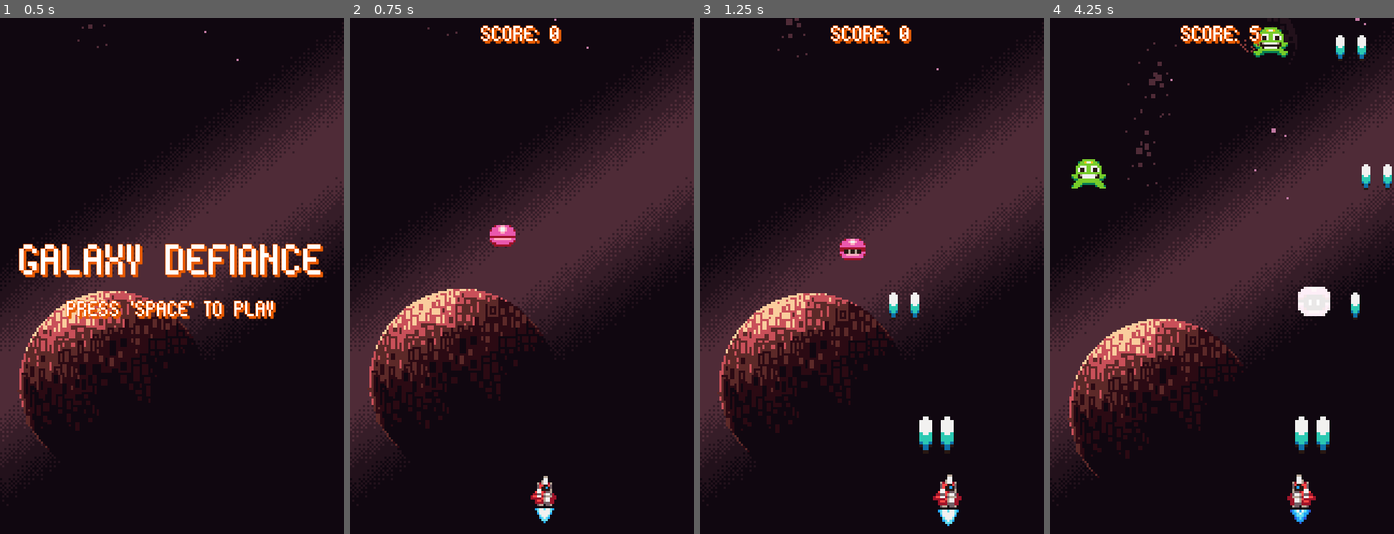
Above: before the commit, frames 1-4 (left to right).
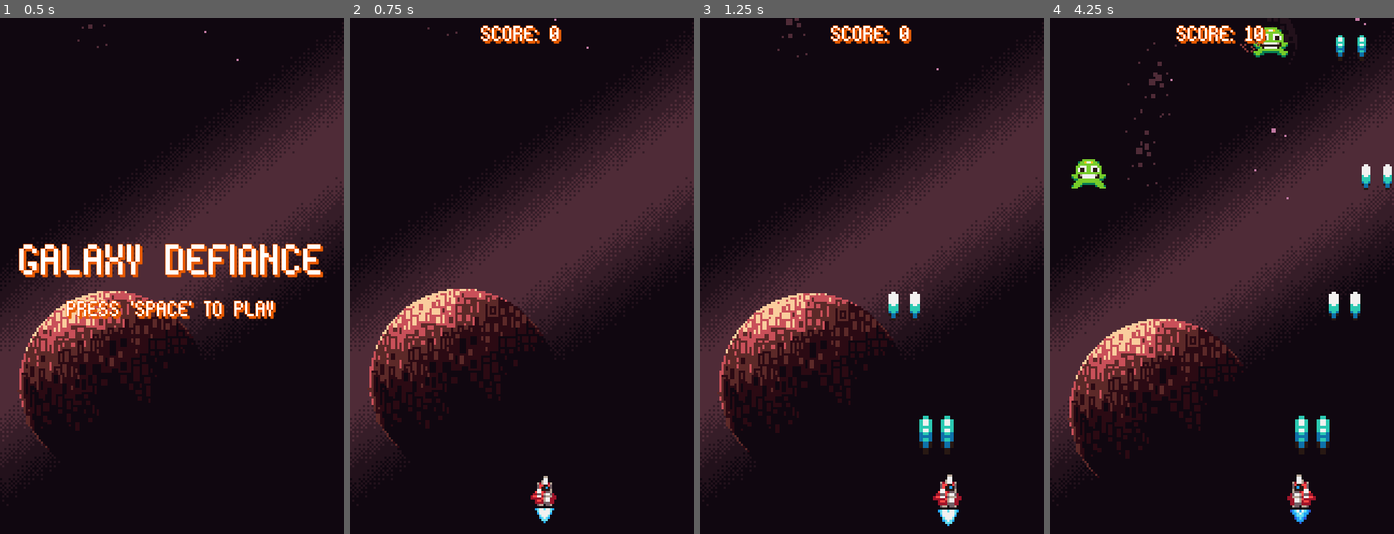
Above: after the commit, the same moments.

Repository: jordan95v/galaxy_defiance
Game: Godot game, scene res://scenes/ui/menu/menu.tscn
Two runs of this game, one before a commit and one after it. Both use one fixed random seed, a clock stepped at 60 frames per second and the inputs below.
Inputs:
- Up to frame 1 (0.5 s): no input
- Up to frame 2 (0.75 s): tap Space (space) at 0.5 s; hold D (bank_right) from 0.53 s (still down); hold Enter (enter) from 0.53 s (still down)
- Up to frame 3 (1.25 s): keep holding D (bank_right); keep holding Enter (enter)
- Up to frame 4 (4.25 s): release D (bank_right) at 1.28 s; release Enter (enter) at 1.28 s; hold A (bank_left) 1.28-2.03 s; tap Enter (enter) at 1.35, 2.3, 2.85 s; hold Space (space) 2.03-2.78 s; hold D (bank_right) 2.03-3.53 s; hold A (bank_left) from 3.53 s (still down); hold Enter (enter) from 3.53 s (still down)

Frame 1 is identical in both runs. In frame 2, 0.3% of the frame differs, in the area x 40-49%, y 40-45%; in frame 3, 0.6%; in frame 4, 1.7%, in the area x 36-92%, y 1-84%.

Commit message:
Reworked projectile scenes by making inheritance.

Diff:
--- a/scenes/components/hurtbox_component/hurtbox_component.gd
+++ b/scenes/components/hurtbox_component/hurtbox_component.gd
@@ -15,5 +15,5 @@
 	var area: HitboxComponent = other_area as HitboxComponent
 	health_component.take_damage(area.damage)
 	hurt.emit()
-	if area.owner is Laser:
+	if area.owner is Projectile:
 		area.owner.queue_free()
--- /dev/null
+++ b/scenes/game_objects/projectiles/basic_projectile.gd
@@ -0,0 +1,11 @@
+class_name Projectile
+extends Node2D
+
+@onready var scale_component: ScaleComponent = $ScaleComponent
+@onready var hitbox_component: HitboxComponent = $HitboxComponent
+@onready var visible_on_screen_notifier_2d: VisibleOnScreenNotifier2D = $VisibleOnScreenNotifier2D
+
+
+func _ready() -> void:
+	scale_component.tween_scale()
+	visible_on_screen_notifier_2d.screen_exited.connect(queue_free)
--- /dev/null
+++ b/scenes/game_objects/projectiles/basic_projectile.tscn
@@ -0,0 +1,21 @@
+[gd_scene load_steps=5 format=3 uid="uid://cwmxi525a7007"]
+
+[ext_resource type="Script" path="res://scenes/game_objects/projectiles/basic_projectile.gd" id="1_1oljy"]
+[ext_resource type="PackedScene" uid="uid://bgmj6gucsi01l" path="res://scenes/components/move_component/move_component.tscn" id="1_bml1n"]
+[ext_resource type="PackedScene" uid="uid://dsyctubsc3j1h" path="res://scenes/components/scale_component/scale_component.tscn" id="2_3fvpy"]
+[ext_resource type="PackedScene" uid="uid://c5hw2nvofyp0w" path="res://scenes/components/hitbox_component/hitbox_component.tscn" id="3_0omo2"]
+
+[node name="BasicProjectile" type="Node2D"]
+script = ExtResource("1_1oljy")
+
+[node name="MoveComponent" parent="." node_paths=PackedStringArray("actor") instance=ExtResource("1_bml1n")]
+actor = NodePath("..")
+
+[node name="ScaleComponent" parent="." node_paths=PackedStringArray("actor") instance=ExtResource("2_3fvpy")]
+actor = NodePath("..")
+
+[node name="HitboxComponent" parent="." instance=ExtResource("3_0omo2")]
+
+[node name="VisibleOnScreenNotifier2D" type="VisibleOnScreenNotifier2D" parent="."]
+
+[node name="AnimatedSprite2D" type="AnimatedSprite2D" parent="."]
--- /dev/null
+++ b/scenes/game_objects/projectiles/laser.tscn
@@ -0,0 +1,49 @@
+[gd_scene load_steps=7 format=3 uid="uid://104dlwmf5517"]
+
+[ext_resource type="PackedScene" uid="uid://cwmxi525a7007" path="res://scenes/game_objects/projectiles/basic_projectile.tscn" id="1_gov8c"]
+[ext_resource type="Texture2D" uid="uid://bnilwl2sp1lsa" path="res://assets/laser_beam.png" id="2_aa8lb"]
+
+[sub_resource type="RectangleShape2D" id="RectangleShape2D_caj8r"]
+size = Vector2(8, 14)
+
+[sub_resource type="AtlasTexture" id="AtlasTexture_62p1t"]
+atlas = ExtResource("2_aa8lb")
+region = Rect2(0, 0, 8, 16)
+
+[sub_resource type="AtlasTexture" id="AtlasTexture_ot7om"]
+atlas = ExtResource("2_aa8lb")
+region = Rect2(16, 0, 8, 16)
+
+[sub_resource type="SpriteFrames" id="SpriteFrames_8hxlc"]
+animations = [{
+"frames": [{
+"duration": 1.0,
+"texture": SubResource("AtlasTexture_62p1t")
+}, {
+"duration": 1.0,
+"texture": SubResource("AtlasTexture_ot7om")
+}],
+"loop": true,
+"name": &"default",
+"speed": 5.0
+}]
+
+[node name="Laser" instance=ExtResource("1_gov8c")]
+
+[node name="MoveComponent" parent="." index="0"]
+velocity = Vector2(0, -200)
+
+[node name="ScaleComponent" parent="." index="1"]
+target_scale = Vector2(1.5, 1.5)
+
+[node name="HitboxComponent" parent="." index="2"]
+collision_layer = 2
+collision_mask = 0
+
+[node name="CollisionShape2D" type="CollisionShape2D" parent="HitboxComponent" index="0"]
+shape = SubResource("RectangleShape2D_caj8r")
+
+[node name="AnimatedSprite2D" parent="." index="4"]
+sprite_frames = SubResource("SpriteFrames_8hxlc")
+autoplay = "default"
+frame_progress = 0.892727
--- a/scenes/game_objects/projectiles/laser/laser.gd
+++ /dev/null
@@ -1,15 +0,0 @@
-class_name Laser
-extends Node2D
-
-@onready var visible_on_screen_notifier_2d: VisibleOnScreenNotifier2D = $VisibleOnScreenNotifier2D
-@onready var scale_component: ScaleComponent = $ScaleComponent
-@onready var hitbox_component: HitboxComponent = $HitboxComponent
-
-
-func _ready() -> void:
-	scale_component.tween_scale()
-	visible_on_screen_notifier_2d.screen_exited.connect(on_screen_exited)
-
-
-func on_screen_exited() -> void:
-	queue_free()
--- a/scenes/game_objects/projectiles/laser/laser.tscn
+++ /dev/null
@@ -1,37 +0,0 @@
-[gd_scene load_steps=7 format=3 uid="uid://di0ym8fde547n"]
-
-[ext_resource type="Script" path="res://scenes/game_objects/projectiles/laser/laser.gd" id="1_0whai"]
-[ext_resource type="Texture2D" uid="uid://bnilwl2sp1lsa" path="res://assets/laser_beam.png" id="1_v7vca"]
-[ext_resource type="Script" path="res://scenes/components/move_component/move_component.gd" id="2_760ws"]
-[ext_resource type="Script" path="res://scenes/components/scale_component/scale_component.gd" id="3_cmmdx"]
-[ext_resource type="PackedScene" uid="uid://c5hw2nvofyp0w" path="res://scenes/components/hitbox_component/hitbox_component.tscn" id="5_hagfw"]
-
-[sub_resource type="RectangleShape2D" id="RectangleShape2D_vp5vr"]
-size = Vector2(8, 14)
-
-[node name="Laser" type="Node2D"]
-script = ExtResource("1_0whai")
-
-[node name="MoveCompenent" type="Node" parent="." node_paths=PackedStringArray("actor")]
-script = ExtResource("2_760ws")
-actor = NodePath("..")
-velocity = Vector2(0, -200)
-
-[node name="ScaleComponent" type="Node" parent="." node_paths=PackedStringArray("actor")]
-script = ExtResource("3_cmmdx")
-actor = NodePath("..")
-target_scale = Vector2(1.5, 1.5)
-duration = 0.8
-
-[node name="Sprite2D" type="Sprite2D" parent="."]
-texture = ExtResource("1_v7vca")
-hframes = 4
-
-[node name="VisibleOnScreenNotifier2D" type="VisibleOnScreenNotifier2D" parent="."]
-
-[node name="HitboxComponent" parent="." instance=ExtResource("5_hagfw")]
-collision_layer = 2
-collision_mask = 0
-
-[node name="CollisionShape2D" type="CollisionShape2D" parent="HitboxComponent"]
-shape = SubResource("RectangleShape2D_vp5vr")
--- a/scenes/game_objects/ship/ship.tscn
+++ b/scenes/game_objects/ship/ship.tscn
@@ -8,7 +8,7 @@
 [ext_resource type="Script" path="res://resources/move_stats.gd" id="6_1ga4o"]
 [ext_resource type="PackedScene" uid="uid://cwaek2bpgie8f" path="res://scenes/components/clamp_component/clamp_component.tscn" id="7_o3vtl"]
 [ext_resource type="PackedScene" uid="uid://chfqqnuajer2b" path="res://scenes/components/spawn_component/spawn_component.tscn" id="8_gc4gi"]
-[ext_resource type="PackedScene" uid="uid://di0ym8fde547n" path="res://scenes/game_objects/projectiles/laser/laser.tscn" id="11_fsw4u"]
+[ext_resource type="PackedScene" uid="uid://104dlwmf5517" path="res://scenes/game_objects/projectiles/laser.tscn" id="11_fsw4u"]
 [ext_resource type="PackedScene" uid="uid://b0ohk2o5l0lcp" path="res://scenes/components/hurtbox_component/hurtbox_component.tscn" id="13_3lhtk"]
 [ext_resource type="PackedScene" uid="uid://dsyctubsc3j1h" path="res://scenes/components/scale_component/scale_component.tscn" id="13_dtyi0"]
 [ext_resource type="PackedScene" uid="uid://calacfe7abcrh" path="res://scenes/components/health_component/health_component.tscn" id="13_udl5r"]
--- a/scenes/main/main.gd
+++ b/scenes/main/main.gd
@@ -1,7 +1,7 @@
 extends Node2D
 
 @export var game_over_menu_scene: PackedScene
-@onready var ship: Ship = $Entities/Ship
+@onready var ship: Ship = $Ship
 
 
 func _ready() -> void:
--- a/scenes/main/main.tscn
+++ b/scenes/main/main.tscn
@@ -6,7 +6,6 @@
 [ext_resource type="PackedScene" uid="uid://6okjpf8xs4hc" path="res://scenes/ui/game_over_menu/game_over_menu.tscn" id="2_7s5fa"]
 [ext_resource type="PackedScene" uid="uid://digchsganjtu" path="res://scenes/managers/enemy_manager/enemy_manager.tscn" id="2_hf1x8"]
 [ext_resource type="PackedScene" uid="uid://btkw6h1cx5ce" path="res://scenes/ui/score_ui/score_ui.tscn" id="7_e5xst"]
-[ext_resource type="PackedScene" uid="uid://bo2moqur4j3r4" path="res://scenes/game_objects/enemies/pink_enemy/pink_enemy.tscn" id="7_flggg"]
 
 [node name="Main" type="Node2D"]
 script = ExtResource("1_vbwxv")
@@ -18,11 +17,7 @@
 
 [node name="Entities" type="Node2D" parent="." groups=["entities"]]
 
-[node name="Ship" parent="Entities" instance=ExtResource("1_uolv7")]
+[node name="Ship" parent="." instance=ExtResource("1_uolv7")]
 position = Vector2(80, 220)
 
 [node name="ScoreUI" parent="." instance=ExtResource("7_e5xst")]
-
-[node name="PinkEnemy" parent="." instance=ExtResource("7_flggg")]
-position = Vector2(71, 98)
-speed = 30
Binary file added: assets/enemy_shot.png
Not shown, added: assets/enemy_shot.png.import
Not shown: 1 places in scenes/main/main.tscn that only renumber resources
